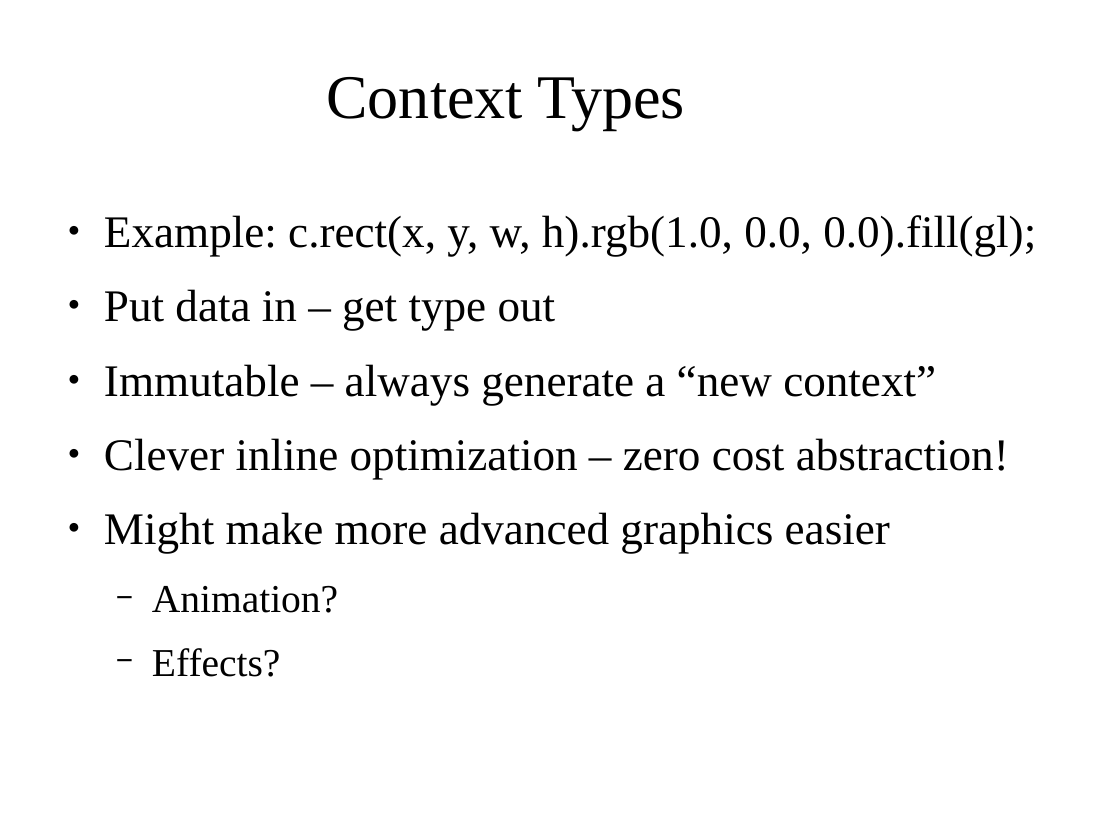
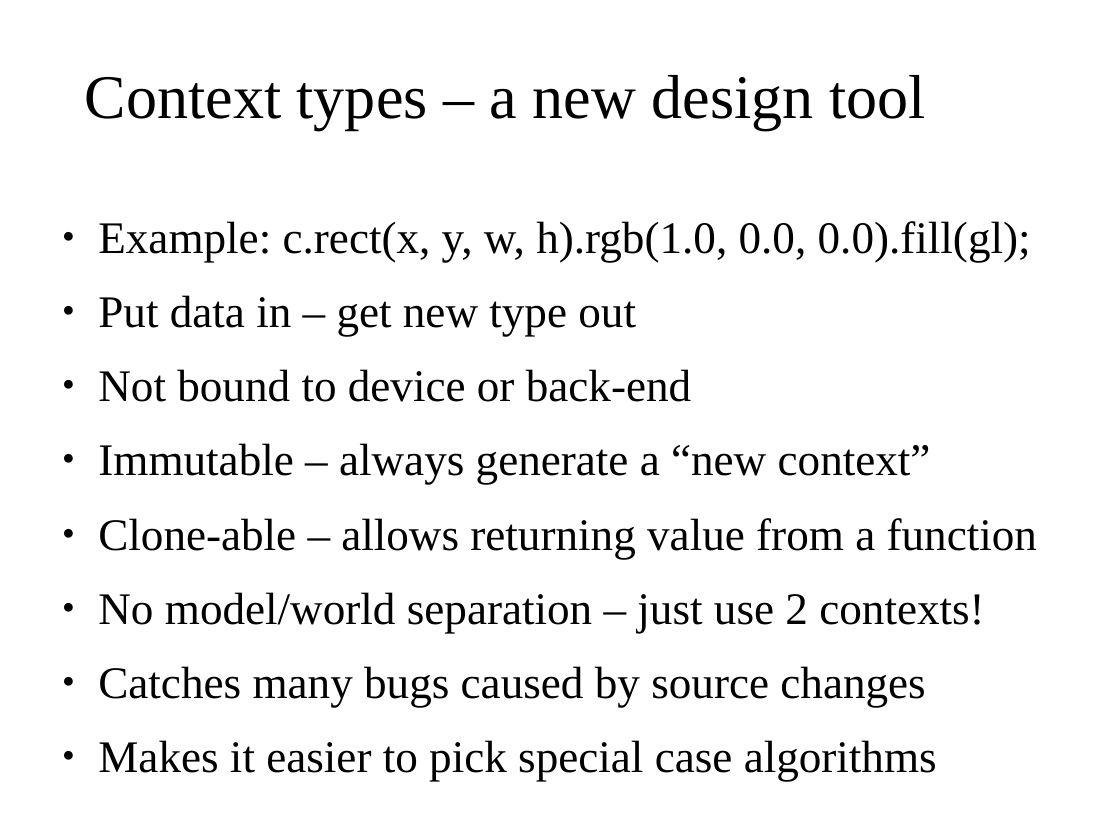
Before and after one commit to PistonDevelopers/piston, a slide deck: slide 5 of learning materials/impl Game for App.odp (slide 4 before the commit). Drawn at 1120x840 pixels with LibreOffice and Linux fonts; fonts in the diff are those of the drawing; background and template pictures are left out. Boxes give left, top, right and bottom in pixels: in the first picture for what was removed or moved away, otherwise in the second. Text is boxed around its words. In the diff, an @@ line names an element or a change of style, - is before the commit and + after.

```diff
--- a/learning materials/impl Game for App.odp
+++ b/learning materials/impl Game for App.odp
@@ title at bbox=[85, 75, 925, 130]: text changed @@
-Context Types
+Context types – a new design tool
@@ text at bbox=[98, 295, 691, 402]: text changed @@
-● Put data in – get type out
+● Put data in – get new type out
+● Not bound to device or back-end
@@ text at bbox=[98, 518, 1037, 781]: text changed @@
-● Clever inline optimization – zero cost abstraction!
-● Might make more advanced graphics easier
-  − Animation?
-  − Effects?
+● Clone-able – allows returning value from a function
+● No model/world separation – just use 2 contexts!
+● Catches many bugs caused by source changes
+● Makes it easier to pick special case algorithms
```
Also in this commit, not shown: 3 other slides changed, 2 slides added.
